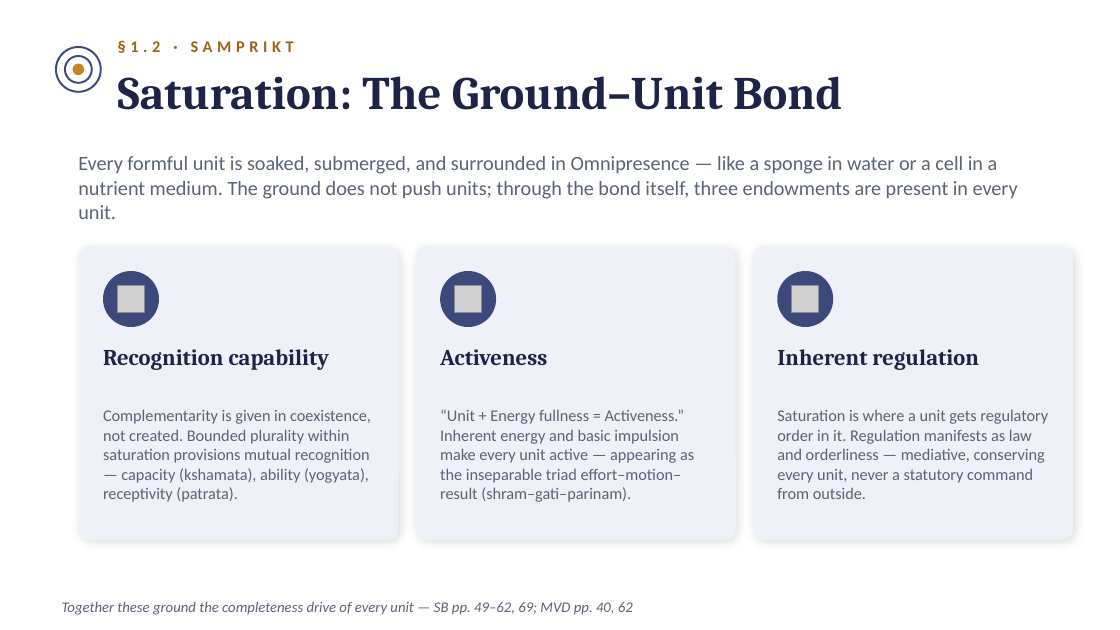
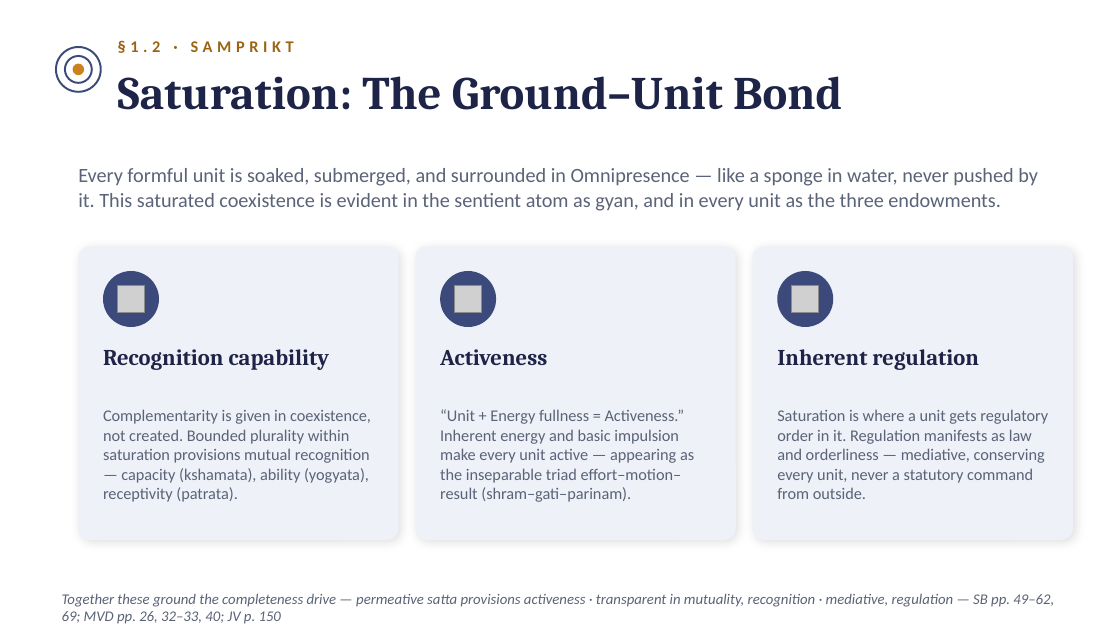
Before and after one commit to raghavamohan/AnalyticMadhyasthDarshan, a slide deck: slide 4 of Studies/The-Ontology-of-Coexistence/The-Ontology-of-Existence-Madhyasth-Darshan.pptx. Drawn at 1120x630 pixels with LibreOffice and Linux fonts; fonts in the diff are those of the drawing; grey boxes stand for pictures. Boxes give left, top, right and bottom in pixels: in the first picture for what was removed or moved away, otherwise in the second. Text is boxed around its words. In the diff, an @@ line names an element or a change of style, - is before the commit and + after.

```diff
--- a/Studies/The-Ontology-of-Coexistence/The-Ontology-of-Existence-Madhyasth-Darshan.pptx
+++ b/Studies/The-Ontology-of-Coexistence/The-Ontology-of-Existence-Madhyasth-Darshan.pptx
@@ text at [78, 168, 1038, 211]: text changed @@
-Every formful unit is soaked, submerged, and surrounded in Omnipresence — like a sponge in water or a cell in a nutrient medium. The ground does not push units; through the bond itself, three endowments are present in every unit.
+Every formful unit is soaked, submerged, and surrounded in Omnipresence — like a sponge in water, never pushed by it. This saturated coexistence is evident in the sentient atom as gyan, and in every unit as the three endowments.
@@ text at [62, 593, 1054, 624]: text changed @@
-Together these ground the completeness drive of every unit — SB pp. 49–62, 69; MVD pp. 40, 62
+Together these ground the completeness drive — permeative satta provisions activeness · transparent in mutuality, recognition · mediative, regulation — SB pp. 49–62, 69; MVD pp. 26, 32–33, 40; JV p. 150
```
Also in this commit, not shown: 6 other slides changed, 1 slide added.
